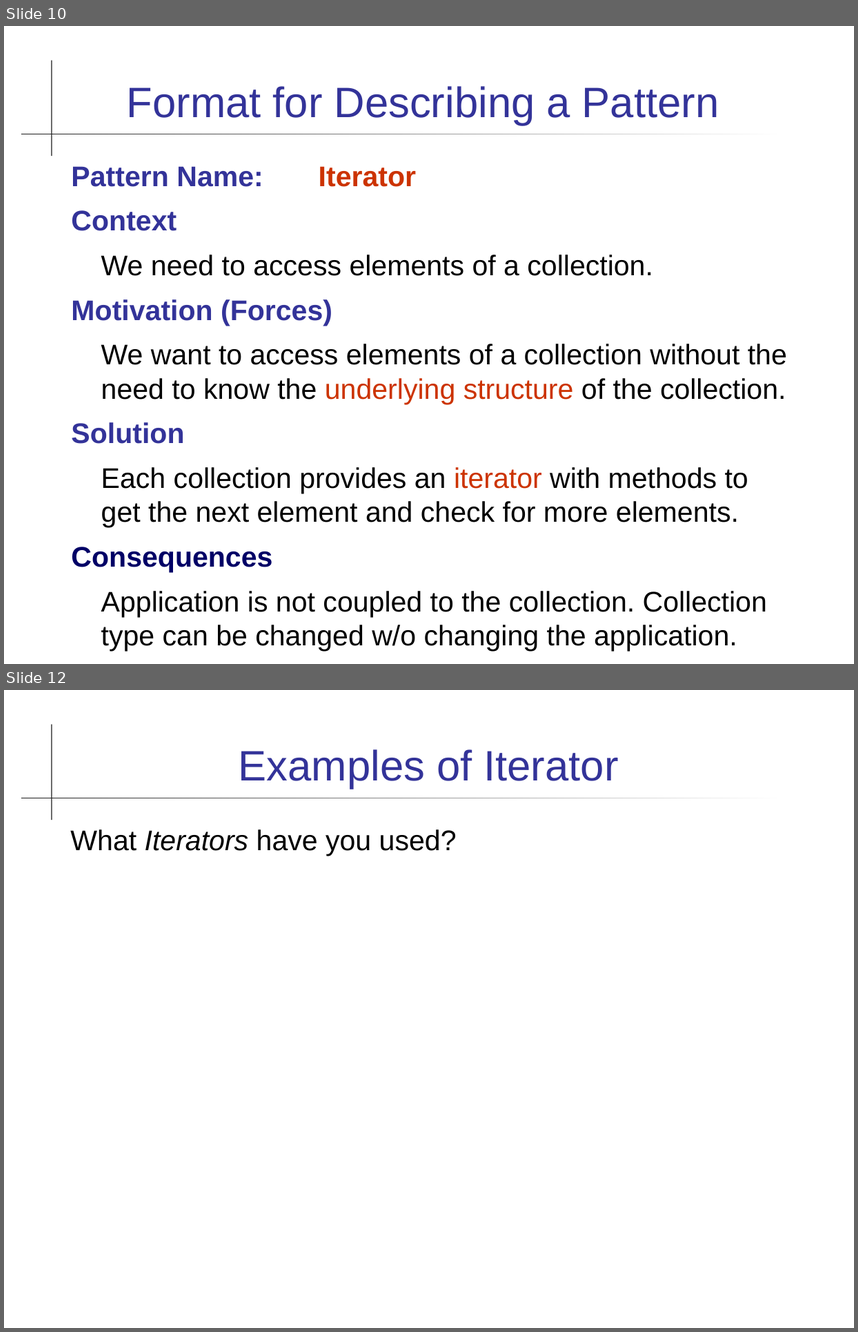
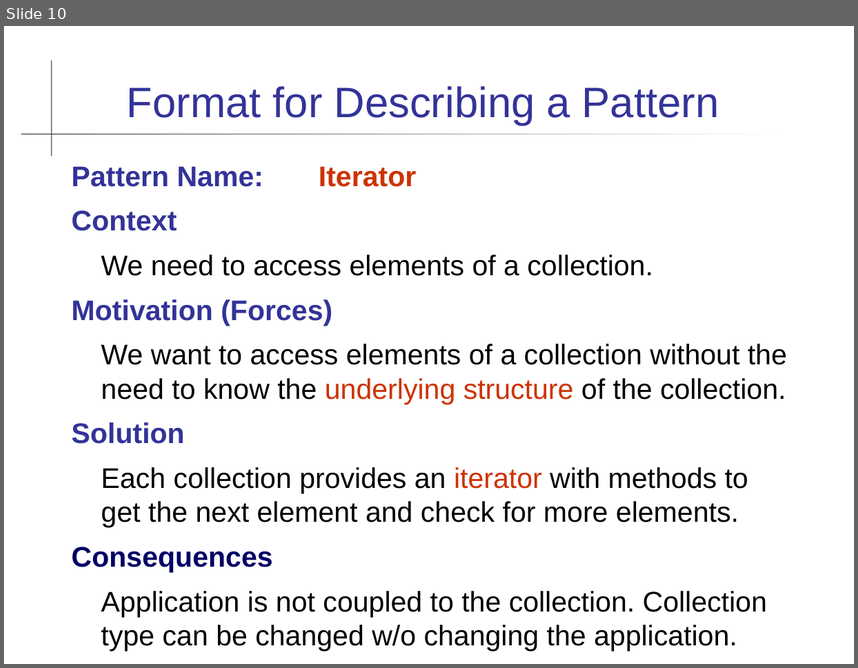
Before and after one commit to skeoop/skeoop.github.io, a slide deck: patterns/Intro-Design-Patterns.ppt. Shown one above the other, each under a label of ours: slides 10 and 12 before the commit, slide 10 after it; the slides between them are not shown. The pictures are 858x1332 and 858x668 pixels, drawn with LibreOffice and Linux fonts; fonts in the diff are those of the drawing. Boxes give left, top, right and bottom in pixels: in the first picture for what was removed or moved away, otherwise in the second. Text is boxed around its words. In the diff, an @@ line names an element or a change of style, - is before the commit and + after.

```diff
--- a/patterns/Intro-Design-Patterns.ppt
+++ b/patterns/Intro-Design-Patterns.ppt
@@ slide 12 removed at (4, 690, 854, 1328), background #FFFFFF; not listed: 2 template elements that a slide beside it also shows @@
@@ title removed at (239, 749, 619, 789) @@
-Examples of Iterator
@@ text removed at (70, 829, 457, 856) @@
-What Iterators have you used?
```
Also in this commit, not shown: 3 slides changed, 9 other files.
